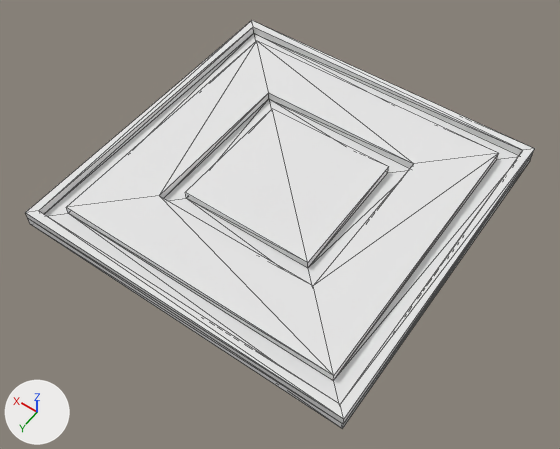
Before and after pictures for a commit that changed the OBJ model Assets/Models/Floor.obj.
Rendered twice from a camera (50 mm lens) standing at (-32.0, 46.4, 66.1) and looking at (-1.2, 3.3, -1.7). The lights are fixed; the arrows at lower left show +X, +Y and +Z. Mesh edges are drawn as thin lines. Where no turn or scale is listed for an object, it has been applied to the vertices. Vertices at the same position are counted once.

Before the edit, the objects in view are built like this:
```python
mat_palette = principled_material('palette')
mat_palette.base_color = (0.8, 0.8, 0.8)  # white #e7e7e7
mat_palette.roughness = 1.0
me_floor = bpy.data.meshes.new('Floor')
me_floor.from_pydata(...)  # 60 vertices, 116 faces; spans x -20.0..20.0, y -20.0..20.0, z 0.0..2.0
me_floor.materials.append(mat_palette)  # white #e7e7e7
ob_floor = bpy.data.objects.new('Floor', me_floor)
ob_floor.location = (0.0, 0.0, 0.0)
```
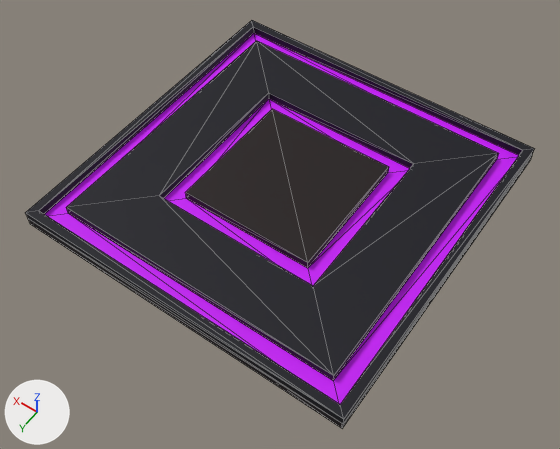
The newer file is also rescaled (x0.05) as a whole; pictures and numbers use the older file's frame.

Scene script edits in JSON lines:
```json
{"op": "add", "block": "img_floor_png", "code": ["img_floor_png = load_image('Floor.png', 'Floor.png', 256, 1, 'sRGB')"]}
{"op": "remove", "block": "mat_palette", "code": "mat_palette.base_color = (0.8, 0.8, 0.8)  # white #e7e7e7"}
{"op": "add", "block": "mat_palette", "code": "mat_palette.texture = img_floor_png"}
{"op": "set", "path": "mat_palette.roughness", "old": "1.0", "new": "0.693"}
{"op": "add", "block": "mat_palette_2", "code": ["mat_palette_2 = principled_material('palette_2')", "mat_palette_2.texture = img_floor_png", "mat_palette_2.roughness = 0.69"]}
{"block": "me_floor", "where": "me_floor.from_pydata(...)  # 60 vertices, 116 faces; spans x -20.0..20.0, y -20.0..20.0, z 0.0..2.0"}
{"block": "me_floor", "where": "# used by ob_floor; location = (0.0, 0.0, 0.0)"}
{"block": "me_floor", "change": "me_floor part 1: 16 faces spanning x -19.0..19.0, y -19.0..19.0, z 1.0 switch from mat_palette (white #e7e7e7) to mat_palette_2 (picture img_floor_png)"}
```

Changed parts and their boxes (x1, y1, x2, y2) in the pictures (560 x 449 px):
```json
{"object": "Floor", "change": "surface changed", "before": [25, 20, 534, 429], "after": [25, 20, 534, 429]}
{"part": 1, "of": "me_floor", "change": "recoloured", "before": [45, 33, 519, 405], "after": [45, 33, 519, 405], "on screen": "white to purple"}
```
